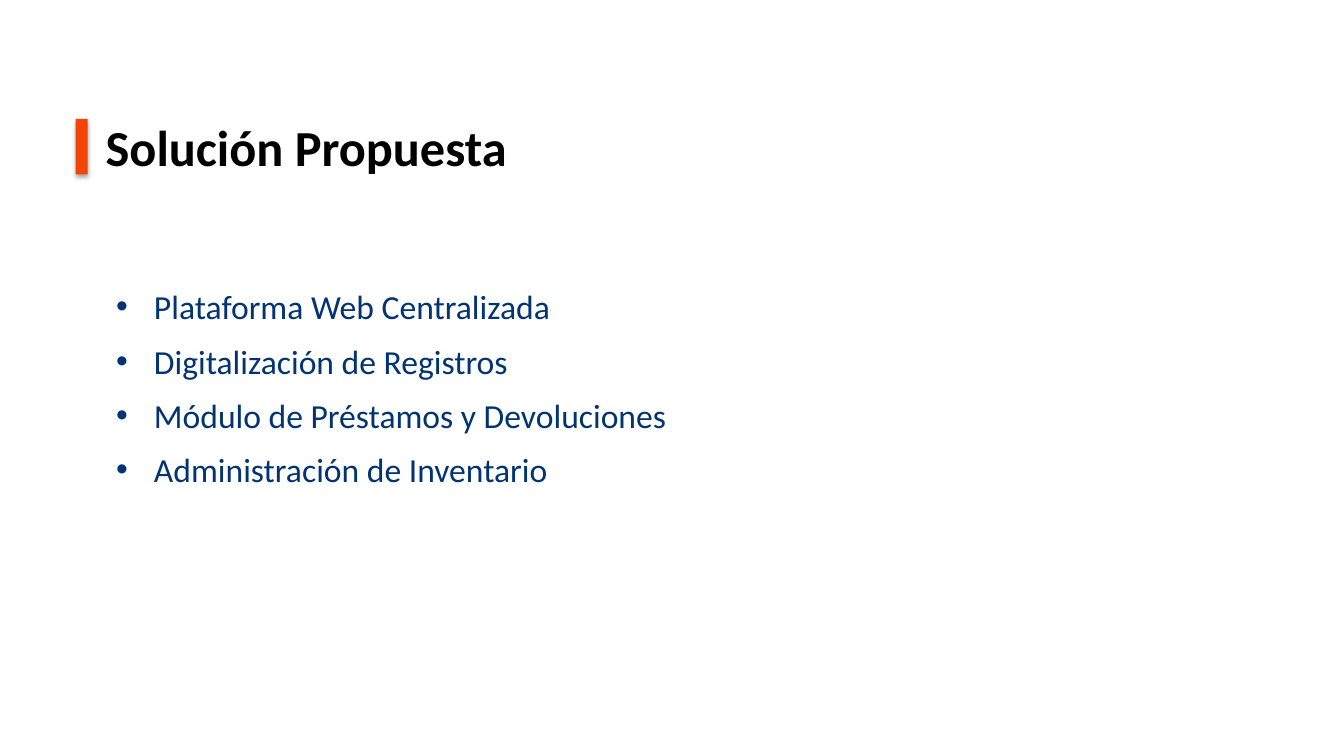
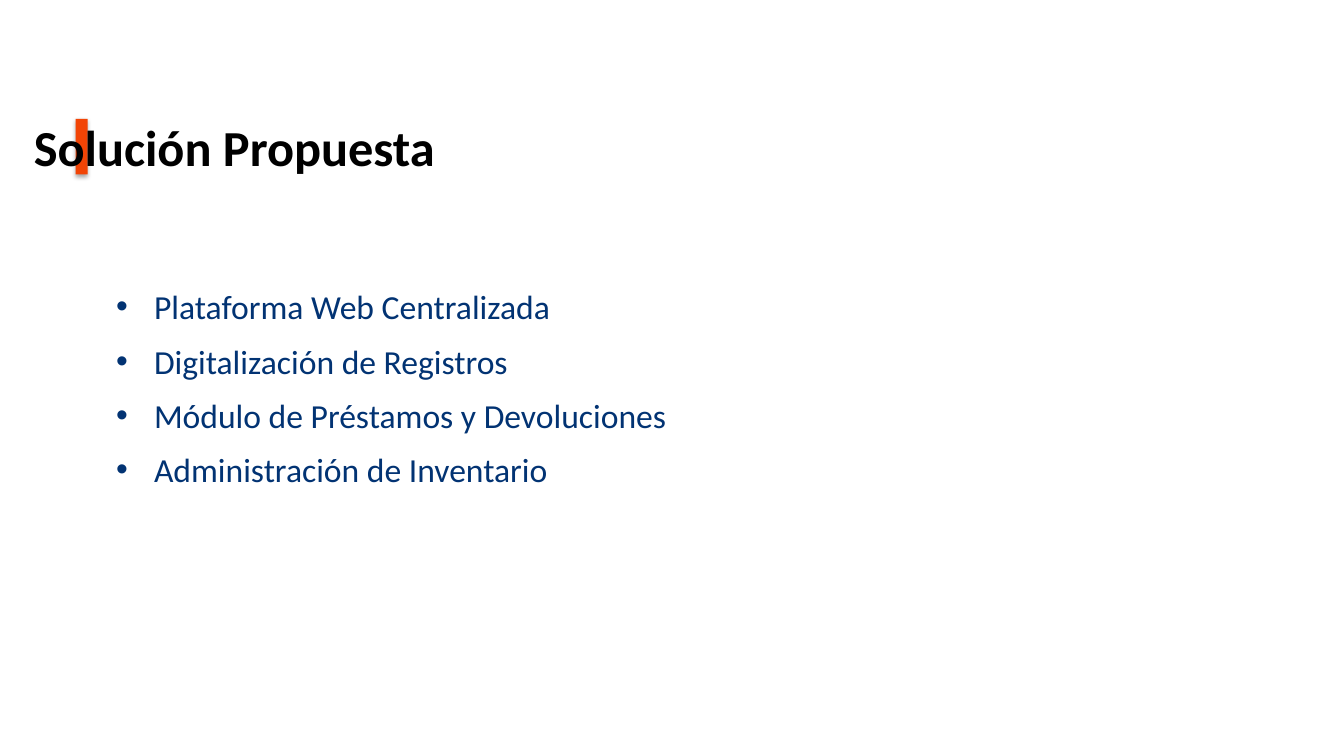
Before and after one commit to franlyrl/PrestamosInventarioIEE, a slide deck: slide 2 of backend/more/SDGPEIEE-SistemaInventario.pptx (slide 6 before the commit). Drawn at 1344x756 pixels with LibreOffice and Linux fonts; fonts in the diff are those of the drawing; background and template pictures are left out. Boxes give left, top, right and bottom in pixels: in the first picture for what was removed or moved away, otherwise in the second. Text is boxed around its words. In the diff, an @@ line names an element or a change of style, - is before the commit and + after.

```diff
--- a/backend/more/SDGPEIEE-SistemaInventario.pptx
+++ b/backend/more/SDGPEIEE-SistemaInventario.pptx
@@ text "Solución Propuesta" rewrapped from (x1=106, y1=130, x2=507, y2=174) to (x1=34, y1=124, x2=435, y2=177) @@
```
Also in this commit, not shown: 2 other slides changed, 5 slides removed, 9 other files.
